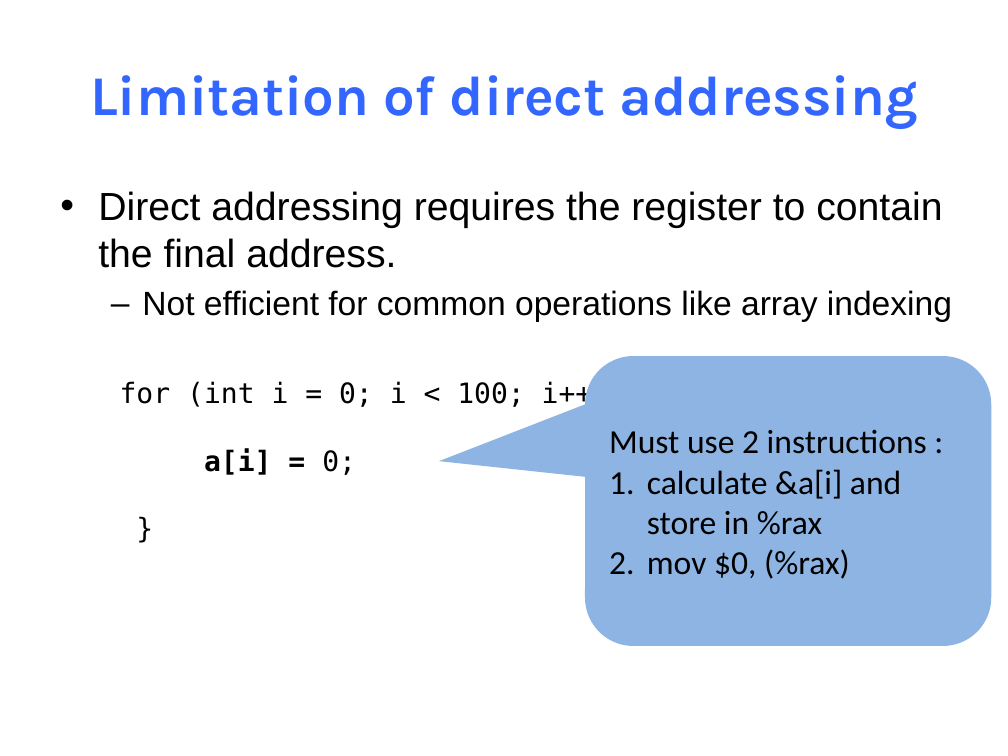
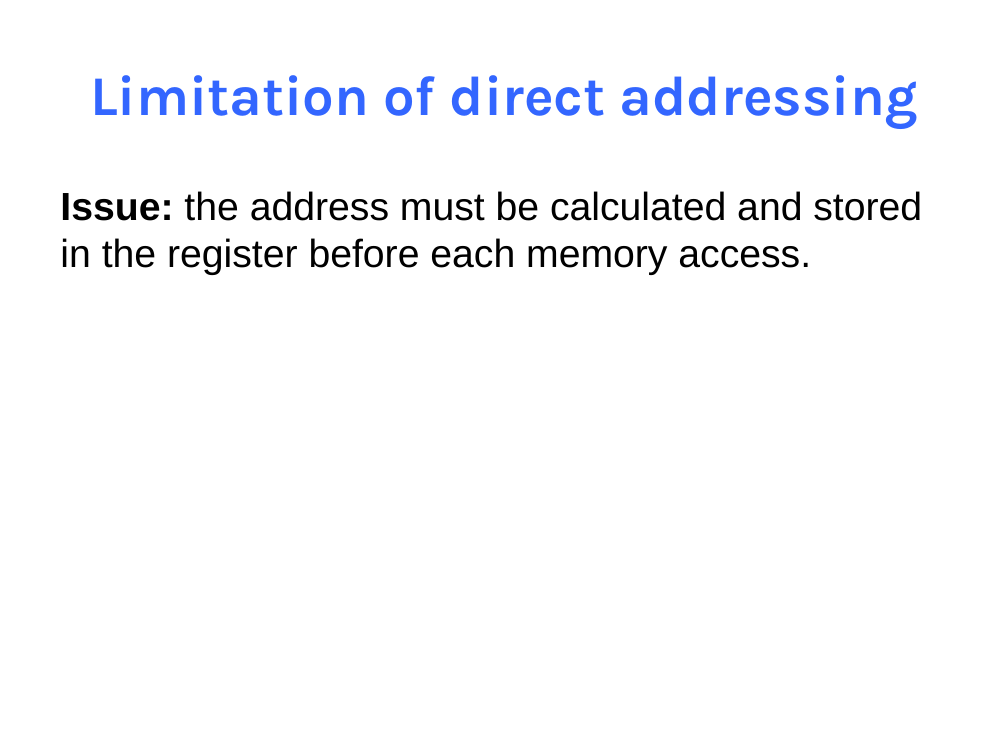
Before and after one commit to NYU-CSO/nyu-cso.github.io, a slide deck: slide 54 of notes/07-Machine_Basic.pptx (slide 55 before the commit). Drawn at 1008x756 pixels with LibreOffice and Linux fonts; fonts in the diff are those of the drawing. Boxes give left, top, right and bottom in pixels: in the first picture for what was removed or moved away, otherwise in the second. Text is boxed around its words. In the diff, an @@ line names an element or a change of style, - is before the commit and + after.

```diff
--- a/notes/07-Machine_Basic.pptx
+++ b/notes/07-Machine_Basic.pptx
@@ text at (60,191,922,275): text changed @@
-• Direct addressing requires the register to contain the final address.
-  – Not efficient for common operations like array indexing
+Issue: the address must be calculated and stored in the register before each memory access.
@@ rounded speech box removed at (585,356,991,646) @@
-Must use 2 instructions :
-1. calculate &a[i] and store in %rax
-2. mov $0, (%rax)
@@ text removed at (120,381,610,475) @@
-for (int i = 0; i < 100; i++) {
-a[i] = 0;
-}
```
Also in this commit, not shown: 17 other slides changed, 3 slides added, 9 slides removed, 1 other file.
